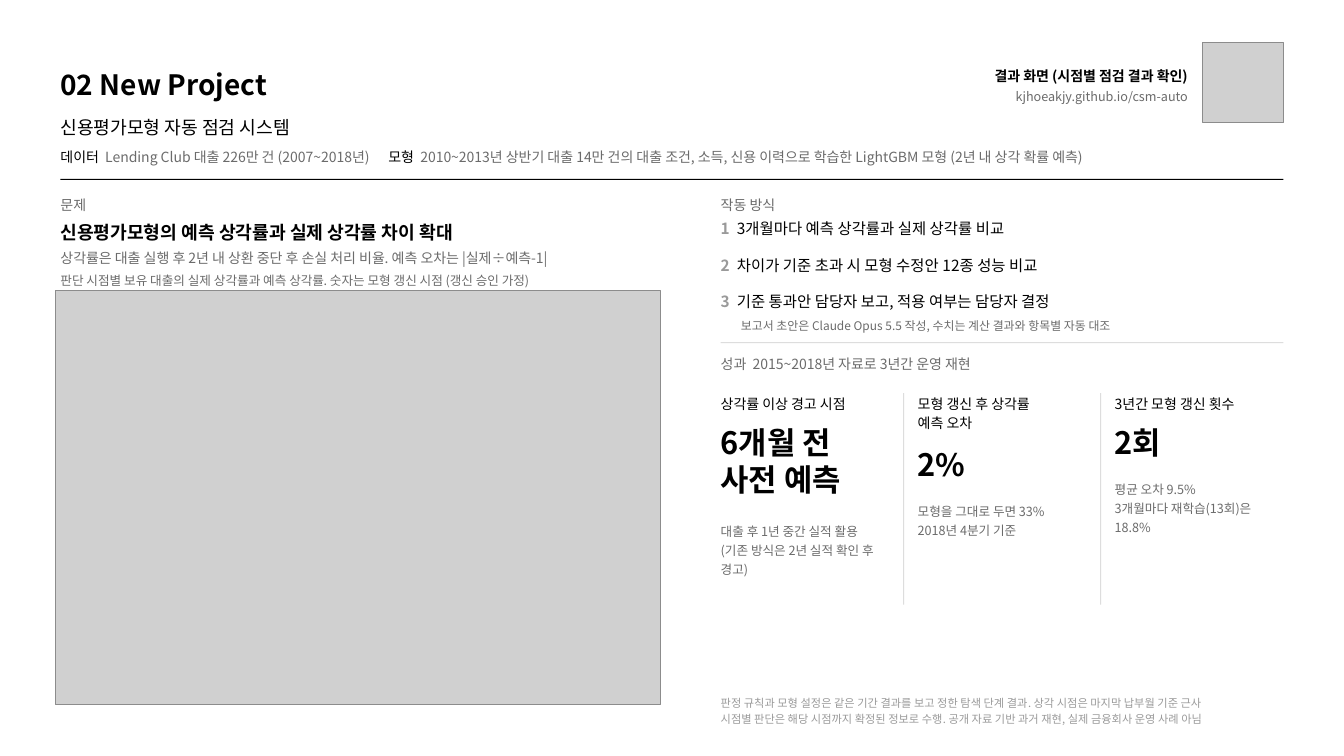
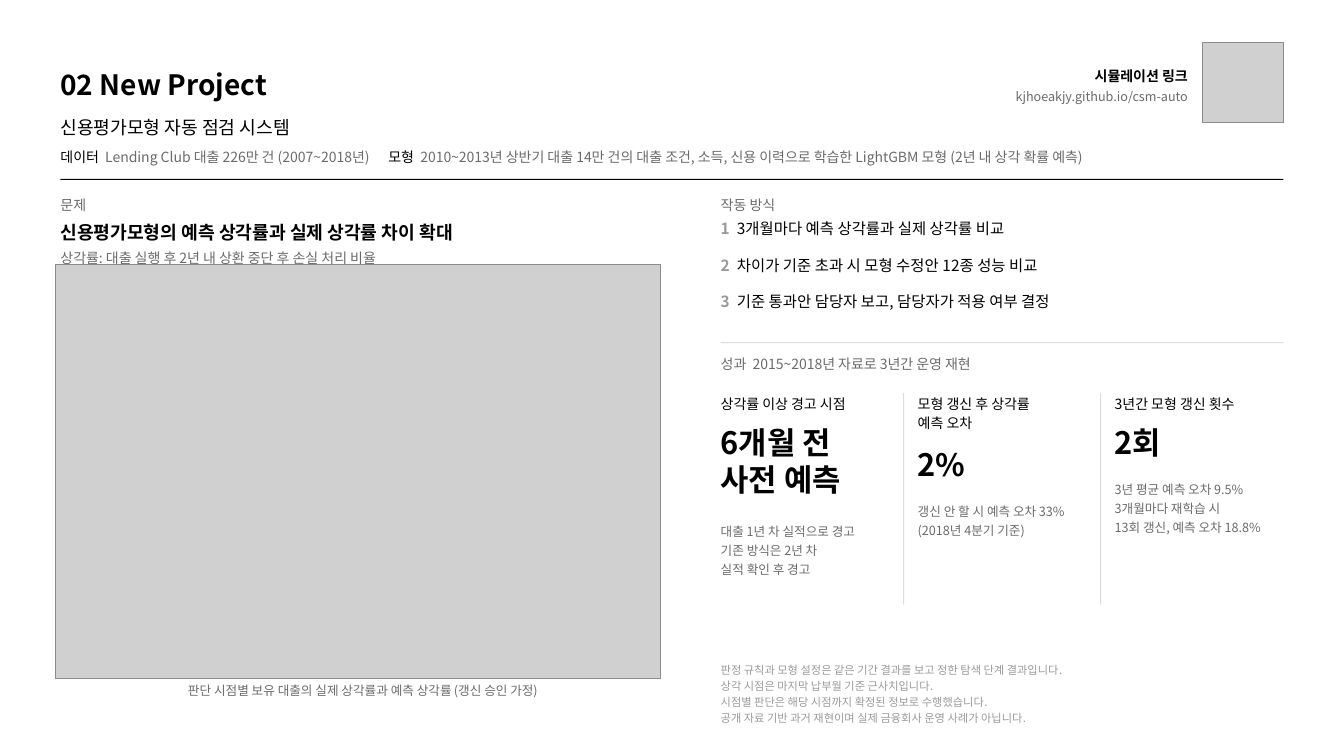
Before and after one commit to kjhoeakjy/csm-auto, a slide deck: slide 2 of ppt/역량PT_김연주.pptx. Drawn at 1344x756 pixels with LibreOffice and Linux fonts; fonts in the diff are those of the drawing; grey boxes stand for pictures. Boxes give left, top, right and bottom in pixels: in the first picture for what was removed or moved away, otherwise in the second. Text is boxed around its words. In the diff, an @@ line names an element or a change of style, - is before the commit and + after.

```diff
--- a/ppt/역량PT_김연주.pptx
+++ b/ppt/역량PT_김연주.pptx
@@ text at (1095, 69, 1188, 83): text changed @@
-결과 화면 (시점별 점검 결과 확인)
+시뮬레이션 링크
@@ picture: place and size @@
-picture at (55, 290, 660, 705)
+picture at (55, 264, 660, 679)
@@ text at (60, 251, 376, 267): text changed @@
-상각률은 대출 실행 후 2년 내 상환 중단 후 손실 처리 비율. 예측 오차는 |실제÷예측-1|
+상각률: 대출 실행 후 2년 내 상환 중단 후 손실 처리 비율
@@ text at (721, 294, 1049, 310): text changed @@
-3 기준 통과안 담당자 보고, 적용 여부는 담당자 결정
+3 기준 통과안 담당자 보고, 담당자가 적용 여부 결정
@@ text removed at (741, 320, 1111, 333) @@
-보고서 초안은 Claude Opus 5.5 작성, 수치는 계산 결과와 항목별 자동 대조
@@ text at (918, 505, 1065, 538): text changed @@
-모형을 그대로 두면 33%
-2018년 4분기 기준
+갱신 안 할 시 예측 오차 33%
+(2018년 4분기 기준)
@@ text at (1115, 483, 1261, 534): text changed @@
-평균 오차 9.5%
-3개월마다 재학습(13회)은 18.8%
+3년 평균 예측 오차 9.5%
+3개월마다 재학습 시
+13회 갱신, 예측 오차 18.8%
@@ text at (721, 525, 855, 575): text changed @@
-대출 후 1년 중간 실적 활용
-(기존 방식은 2년 실적 확인 후 경고)
+대출 1년 차 실적으로 경고
+기존 방식은 2년 차
+실적 확인 후 경고
@@ text at (188, 684, 537, 697): text changed @@
-판단 시점별 보유 대출의 실제 상각률과 예측 상각률. 숫자는 모형 갱신 시점 (갱신 승인 가정)
+판단 시점별 보유 대출의 실제 상각률과 예측 상각률 (갱신 승인 가정)
@@ text at (721, 665, 1062, 723): text changed @@
-판정 규칙과 모형 설정은 같은 기간 결과를 보고 정한 탐색 단계 결과. 상각 시점은 마지막 납부월 기준 근사
-시점별 판단은 해당 시점까지 확정된 정보로 수행. 공개 자료 기반 과거 재현, 실제 금융회사 운영 사례 아님
+판정 규칙과 모형 설정은 같은 기간 결과를 보고 정한 탐색 단계 결과입니다.
+상각 시점은 마지막 납부월 기준 근사치입니다.
+시점별 판단은 해당 시점까지 확정된 정보로 수행했습니다.
+공개 자료 기반 과거 재현이며 실제 금융회사 운영 사례가 아닙니다.
```
Also in this commit, not shown: 6 other files.
